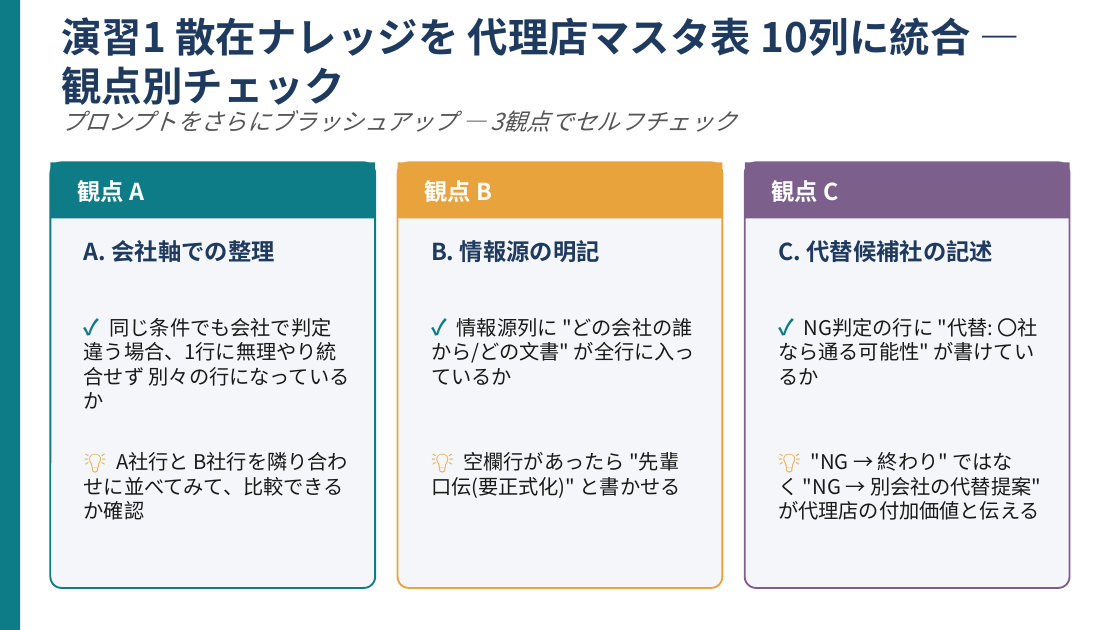
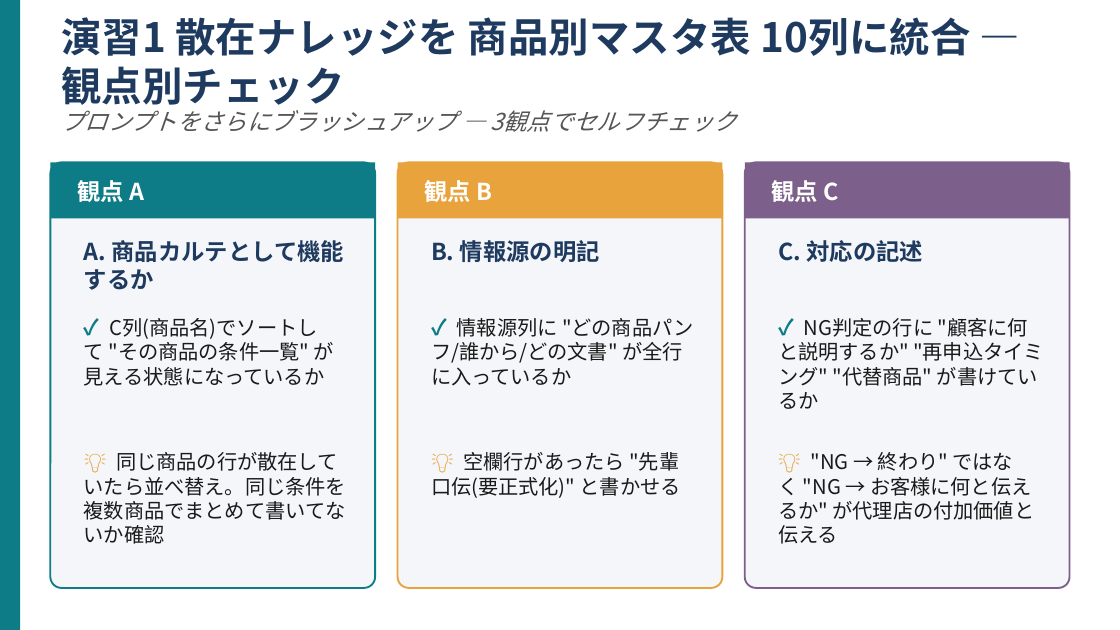
Before and after one commit to kana-story-321/github.io, a slide deck: slide 5 of lecture_pptx/out/s15/ワーク01.pptx. Drawn at 1120x630 pixels with LibreOffice and Linux fonts; fonts in the diff are those of the drawing. Boxes give left, top, right and bottom in pixels: in the first picture for what was removed or moved away, otherwise in the second. Text is boxed around its words. In the diff, an @@ line names an element or a change of style, - is before the commit and + after.

```diff
--- a/lecture_pptx/out/s15/ワーク01.pptx
+++ b/lecture_pptx/out/s15/ワーク01.pptx
@@ text at (61, 17, 971, 113): text changed @@
-演習1 散在ナレッジを 代理店マスタ表 10列に統合 — 観点別チェック
+演習1 散在ナレッジを 商品別マスタ表 10列に統合 — 観点別チェック
@@ text at (84, 240, 345, 290): text changed @@
-A. 会社軸での整理
+A. 商品カルテとして機能するか
@@ text at (778, 240, 923, 262): text changed @@
-C. 代替候補社の記述
+C. 対応の記述
@@ text at (84, 318, 334, 386): text changed @@
-✓ 同じ条件でも会社で判定違う場合、1行に無理やり統合せず 別々の行になっているか
+✓ C列(商品名)でソートして "その商品の条件一覧" が見える状態になっているか
@@ text at (431, 318, 694, 386): text changed @@
-✓ 情報源列に "どの会社の誰から/どの文書" が全行に入っているか
+✓ 情報源列に "どの商品パンフ/誰から/どの文書" が全行に入っているか
@@ text at (778, 318, 1044, 409): text changed @@
-✓ NG判定の行に "代替: 〇社なら通る可能性" が書けているか
+✓ NG判定の行に "顧客に何と説明するか" "再申込タイミング" "代替商品" が書けているか
@@ text at (84, 452, 346, 544): text changed @@
-💡 A社行と B社行を隣り合わせに並べてみて、比較できるか確認
+💡 同じ商品の行が散在していたら並べ替え。同じ条件を複数商品でまとめて書いてないか確認
@@ text at (778, 452, 1035, 544): text changed @@
-💡 "NG → 終わり" ではなく "NG → 別会社の代替提案" が代理店の付加価値と伝える
+💡 "NG → 終わり" ではなく "NG → お客様に何と伝えるか" が代理店の付加価値と伝える
```
Also in this commit, not shown: 7 other slides changed, 14 other files.
